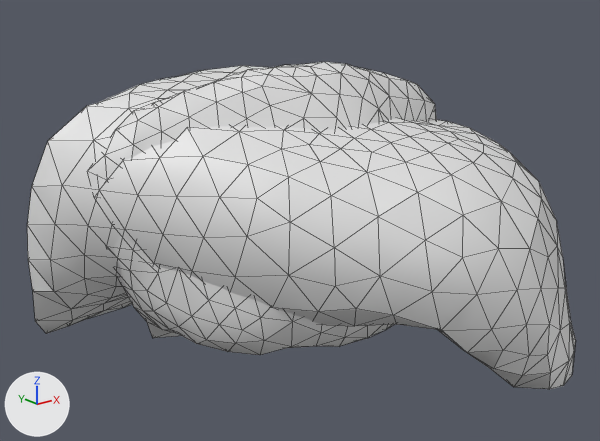
The glTF model public/assets/models/parts/rock.glb: old version first, new version second.
Before and after are seen from a 50 mm lens placed at (-2.55, -3.16, 1.22), pointed at (-0.02, 0.0, -0.04). Arrows for +X, +Y and +Z are at lower left; the lights stay in place. The first picture is the older version. Mesh edges are drawn as thin lines.

Names of what the first picture shows: 'collapse_a', 'facet_a'.
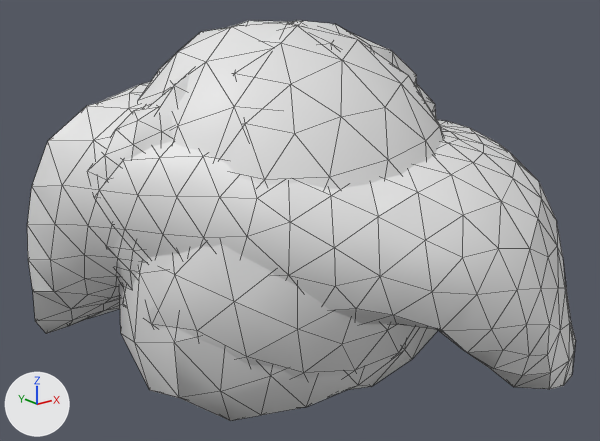
Changed parts and their boxes (x1, y1, x2, y2) in the pictures (600 x 441 px):
'mega_b', added: after (123, 21, 445, 379)
'mega_a', added: after (119, 22, 438, 421)
'mega_c', added (mostly hidden): after (146, 20, 417, 116)
'facet_a', unchanged, covered by the edit: before (87, 62, 437, 355); after (87, 84, 437, 288)

The change in detail:
Mesh me_mega_c is new.
It has 139 vertices, 274 faces and spans x -0.94..0.94, y -0.59..0.59, z -0.95..0.95.
Mesh me_mega_b is new.
It has 138 vertices, 272 faces and spans x -0.92..0.92, y -0.82..0.82, z -0.95..0.95.
Mesh me_mega_a is new.
It has 144 vertices, 284 faces and spans x -0.94..0.94, y -0.73..0.73, z -0.95..0.95.
Object 'mega_c' (ob_mega_c) is new; it shows me_mega_c.
Its location is (0.0, 0.0, 0.0).
Object 'mega_b' (ob_mega_b) is new; it shows me_mega_b.
Its location is (0.0, 0.0, 0.0).
Object 'mega_a' (ob_mega_a) is new; it shows me_mega_a.
Its location is (0.0, 0.0, 0.0).
